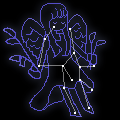
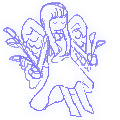
Layer changes from the first w=120, h=120 image to the second:
showed "レイヤー 2" over [6, 2, 105, 117]
hid "背景" over [0, 0, 120, 120]
